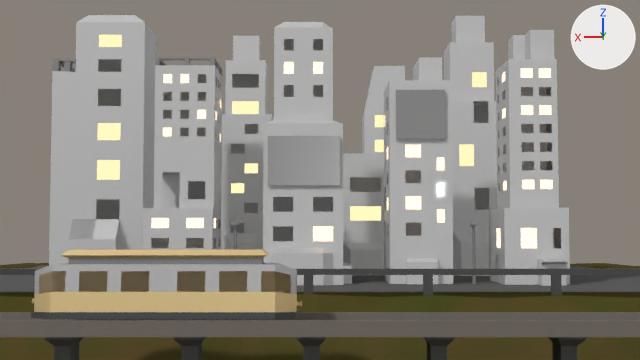
Two versions of the Blender file DAVT_Project_Scene.blend, one commit apart.
Rendered twice from the file's camera 'Camera'. The lights are fixed; the arrows at upper right show +X, +Y and +Z.

Before the edit, the objects in view are built like this:
```python
ob_building_1 = bpy.data.objects.new('Building 1', me_cube_001)
ob_building_1.location = (0.26, 0.0, 0.0)
ob_building_4 = bpy.data.objects.new('Building 4', me_cube_005)
ob_building_4.location = (6.15, -4.43, 0.0)
ob_building_5 = bpy.data.objects.new('Building 5', me_cube_006)
ob_building_5.location = (2.05, -3.48, 0.0)
ob_building_5.scale = (0.788, 0.788, 0.788)
ob_building_5_2 = bpy.data.objects.new('Building 5_2', me_cube_008)
ob_building_5_2.location = (-4.8, -4.35, 0.0)
ob_building_5_2.scale = (0.89, 0.89, 0.89)
ob_city_floor = bpy.data.objects.new('City_Floor', me_plane_002)
ob_city_floor.location = (0.0, 2.98, -0.89)
ob_halterung_2 = bpy.data.objects.new('Halterung_2', me_cube_028)
ob_halterung_2.location = (0.23, 1.66, 2.18)
ob_halterung_2.scale = (0.617, 0.617, 0.617)
# also in view: 'Zaun' at (0.3, 3.9, -0.7); 'Building 7' at (-5.5, 0.6, 2.3); 'Brückenpfeiler.001' at (-2.2, 7.3, -2.1); 'Building 6' at (-1.5, -4.7, 0.9); 'Brückenpfeiler.002' at (-4.5, 7.3, -2.1)
```
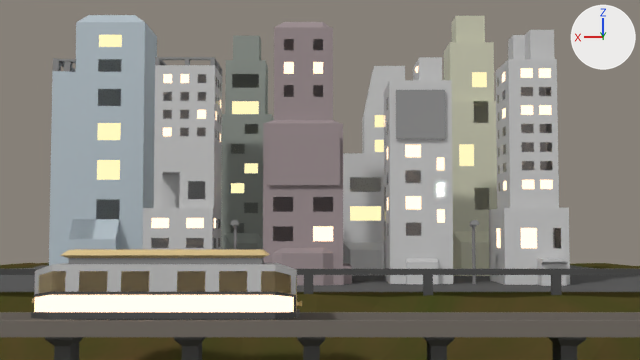
Changed parts and their boxes (x1, y1, x2, y2) in the pictures (640 x 360 px):
'Leuchtschild', added: after (34, 292, 296, 312)
'Halterung_2', recoloured: (268, 136, 340, 185) in both
part 1 of me_cube_001, recoloured: (263, 22, 352, 285) in both
part 2 of me_cube_005, recoloured: (49, 15, 157, 265) in both
part 3 of me_cube_006, recoloured: (221, 36, 274, 249) in both
part 4 of me_cube_008, recoloured: (444, 16, 497, 276) in both

Edits to the bpy script that builds the scene:
```text
Add mat_house_base_red:
    mat_house_base_red = principled_material('House_Base_Red')
    mat_house_base_red.base_color = (0.355, 0.294, 0.304)  # grey #a19496
    mat_house_base_red.roughness = 0.353
    mat_house_base_red.specular_ior_level = 0.0
Add mat_house_base_yellow:
    mat_house_base_yellow = principled_material('House Base Yellow')
    mat_house_base_yellow.base_color = (0.614, 0.613, 0.462)  # light grey #cecdb5
Add mat_house_base_green:
    mat_house_base_green = principled_material('house Base Green')
    mat_house_base_green.base_color = (0.296, 0.327, 0.296)  # grey #949b94
    mat_house_base_green.roughness = 0.353
    mat_house_base_green.specular_ior_level = 0.0
Add mat_house_base_blue:
    mat_house_base_blue = principled_material('House Base Blue')
    mat_house_base_blue.base_color = (0.479, 0.561, 0.616)  # light grey #b8c5ce
    mat_house_base_blue.roughness = 0.581
    mat_house_base_blue.specular_ior_level = 0.65
Change me_cube_001:
    where me_cube_001.from_pydata(...)  # 732 vertices, 730 faces; spans x -1.21..1.26, y -1.24..1.64, z -1.0..5.82
    used by ob_building_1; location = (0.26, 0.0, 0.0)
    me_cube_001 part 1: all 712 faces that had it switch from mat_house_base (light grey #cacaca) to mat_house_base_red (grey #a19396)
Change me_cube_005:
    where me_cube_005.from_pydata(...)  # 496 vertices, 499 faces; spans x -1.0..1.78, y -1.0..1.44, z -1.0..7.05
    used by ob_building_4; location = (6.15, -4.43, 0.0)
    me_cube_005 part 2: all 460 faces that had it switch from mat_house_base (light grey #cacaca) to mat_house_base_blue (light grey #b8c5ce)
Change me_cube_006:
    where me_cube_006.from_pydata(...)  # 618 vertices, 616 faces; spans x -1.18..1.18, y -1.19..1.38, z -1.0..7.96
    used by ob_building_5; location = (2.05, -3.48, 0.0); scale = (0.788, 0.788, 0.788)
    me_cube_006 part 3: all 606 faces that had it switch from mat_house_base (light grey #cacaca) to mat_house_base_green (grey #949b94)
Change me_cube_008:
    where me_cube_008.from_pydata(...)  # 474 vertices, 472 faces; spans x -1.18..1.18, y -1.19..1.38, z -1.0..7.96
    used by ob_building_5_2; location = (-4.8, -4.35, 0.0); scale = (0.89, 0.89, 0.89)
    me_cube_008 part 4: all 468 faces that had it switch from mat_house_base (light grey #cacaca) to mat_house_base_yellow (light grey #cecdb5)
Change me_cube_028:
    where me_cube_028.from_pydata(...)  # 8 vertices, 6 faces; spans x -1.44..1.48, y -1.0..-0.93, z -1.0..1.0
    remove me_cube_028.materials.append(mat_shiny_metal_002)  # grey #8f8f8f
    add me_cube_028.materials.append(mat_house_base_red)  # grey #a19496
Add me_cube_016:
    me_cube_016.from_pydata(...)  # 24 vertices, 22 faces; spans x -1.57..2.81, y -0.24..0.0, z -0.26..0.12
    me_cube_016.materials.append(mat_straba_dark_gray)  # black #414141
Add ob_leuchtschild:
    ob_leuchtschild = bpy.data.objects.new('Leuchtschild', me_cube_016)
    ob_leuchtschild.location = (1.89, 7.85, -0.75)
    ob_leuchtschild.scale = (1.04, 1.04, 1.04)
```
